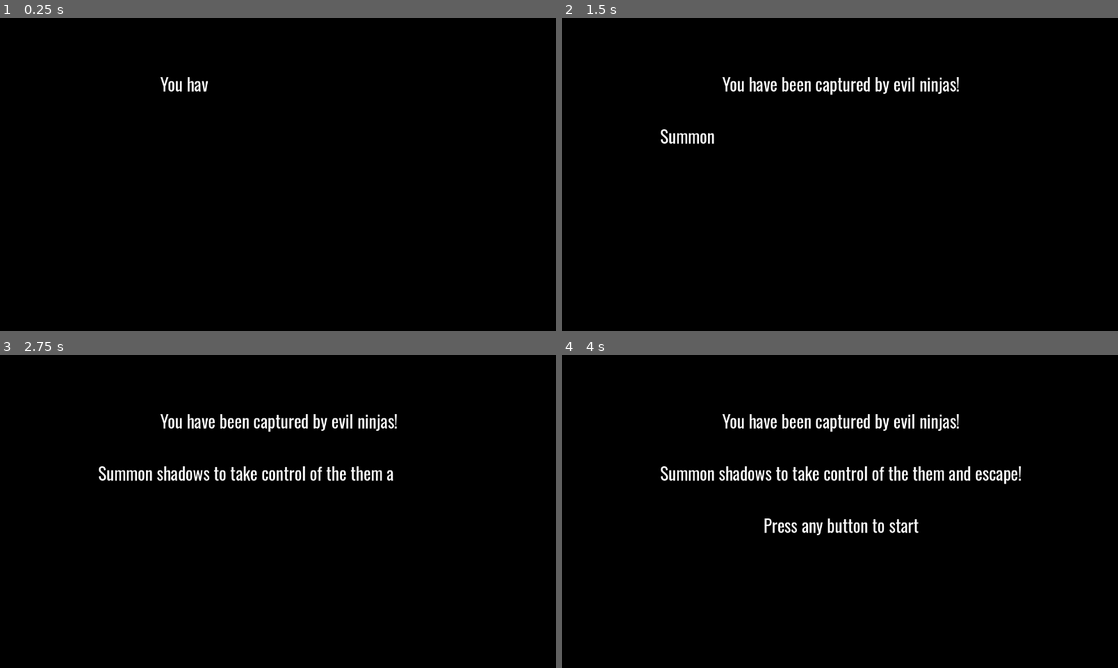
Above: before the commit, frames 1-4 (two rows, left to right).
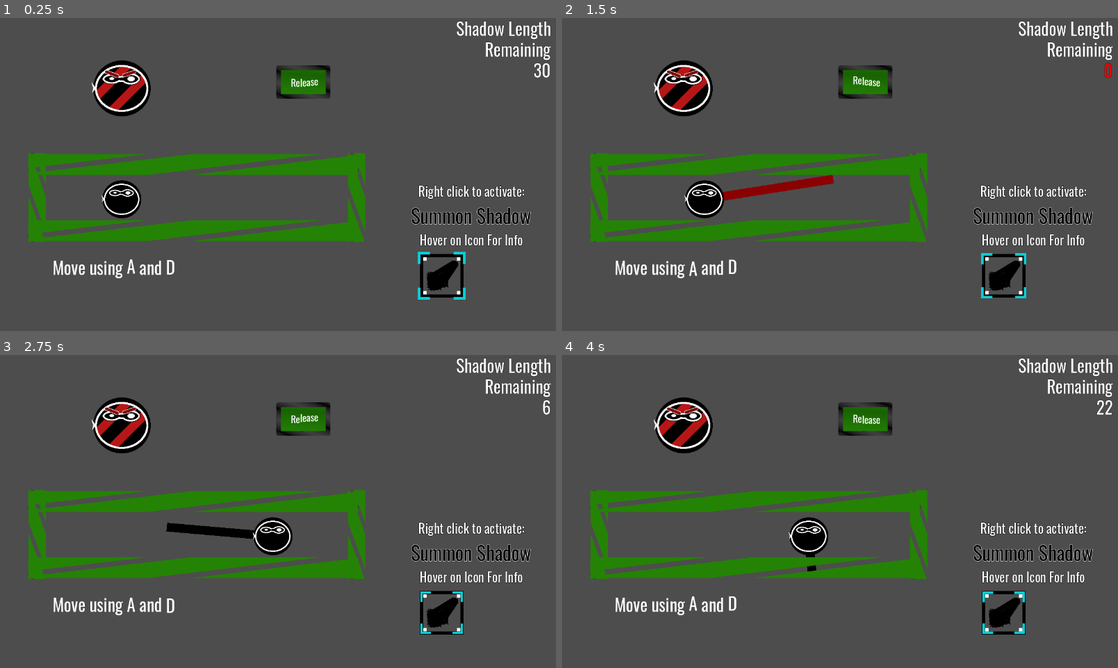
Above: after the commit, the same moments.

Repository: Goldenlion5648/LudumDare55
Game: Godot game, scene res://levels/level0.tscn
Two runs of this game, one before a commit and one after it. Both use one fixed random seed, a clock stepped at 60 frames per second and the inputs below. Before the commit the project starts from res://objects/intro.tscn.
Inputs (mouse positions are in pixels of both pictures, inside the frame that each line leads up to):
- Up to frame 1 (0.25 s): no input
- Up to frame 2 (1.5 s): click (1001, 274) at 0.52 s; tap Enter (ui_accept) at 1.25 s; move the mouse to (962, 158) at 1.27 s; hold Right (ui_right) from 1.28 s (still down); right-click (962, 158) at 1.35 s; click (962, 158) at 1.42 s
- Up to frame 3 (2.75 s): keep holding Right (ui_right); tap Enter (ui_accept) at 1.52, 2, 2.27 s; move the mouse to (166, 527) at 2.02 s; tap Space (clear_shadows) at 2.1 s; click (166, 527) at 2.17 s
- Up to frame 4 (4 s): tap Enter (ui_accept) at 2.75, 3.5, 3.77 s; move the mouse to (895, 442) at 2.77 s; release Right (ui_right) at 2.78 s; hold Left (ui_left) 2.78-3.53 s; tap 2 (select_balloon) at 2.85 s; click (895, 442) at 2.92 s; move the mouse to (812, 574) at 3.52 s; hold Right (ui_right) from 3.53 s (still down); tap 3 (select_light) at 3.6 s; click (812, 574) at 3.67 s

The runs differ from the first frame. In frame 1, 98% of the frame differs, in the area x 0-100%, y 0-100%; in frame 2, 98%; in frame 3, 97%; in frame 4, 98%.

Commit message:
change shadow color when out of range

Diff:
--- a/levels/level0.tscn
+++ b/levels/level0.tscn
@@ -35,3 +35,17 @@
 position = Vector2(-356, 1.52588e-05)
 
 [node name="ui_holder" parent="." instance=ExtResource("7_33br0")]
+
+[node name="RichTextLabel" type="RichTextLabel" parent="ui_holder"]
+layout_mode = 1
+anchors_preset = 2
+anchor_top = 1.0
+anchor_bottom = 1.0
+offset_left = 121.0
+offset_top = -177.0
+offset_right = 516.0
+offset_bottom = -100.0
+grow_vertical = 0
+theme_override_font_sizes/normal_font_size = 40
+bbcode_enabled = true
+text = "Move using [wave amp=30.0 freq=3.37 connected=1]A[/wave] and [wave amp=30.0 freq=3.1 connected=1]D[/wave]"
--- a/objects/hotbar_label.gd
+++ b/objects/hotbar_label.gd
@@ -8,12 +8,12 @@
 func update_text(_extra):
 	var ability_name = ""
 	if Globals.selected_ability == Globals.SelectableAbilities.NormalShadow:
-		ability_name = "Summon Shadow"
+		ability_name = "[font_size=45][outline_color=white][color=black]Summon Shadow[/color][/outline_color][/font_size]"
 	elif Globals.selected_ability == Globals.SelectableAbilities.PlaceBalloon:
-		ability_name = "Summon Shade"
+		ability_name = "[font_size=45][outline_color=white][color=darkred]Summon Balloon[/color][/outline_color][/font_size]"
 	else:
 		ability_name = "Summon Light"
-	self.text = "[center]Right click to activate:\n%s[/center]" % [ability_name]
+	self.text = "[center]Right click to activate:\n%s\nHover on Icon For Info[/center]" % [ability_name]
 	print('updated text')
 
 # Called every frame. 'delta' is the elapsed time since the previous frame.
--- a/objects/shadow_controller.gd
+++ b/objects/shadow_controller.gd
@@ -166,7 +166,6 @@
 	#prints("remaining", remaining)
 	distance_vector = distance_vector.limit_length((remaining))
 	ret.append(ret[-1] + distance_vector)
-
 	return ret
 
 func get_total_shadow_length(points_to_calc_for) -> int:
@@ -182,7 +181,8 @@
 	if _debug:
 		print(shadow_positions)
 	if len(shadow_positions) > 1:
-		draw_polyline(shadow_positions, Color.BLACK, 20)
+		var color = Color.DARK_RED if get_shadow_power_to_display() <= 1 else Color.BLACK
+		draw_polyline(shadow_positions, color, 20)
 	#draw_polyline([Vector2(50, 100), Vector2(150, 100),Vector2(150, 100), Vector2(150, 200)], Color.BLACK, 10)
 
 	#draw_line(%playerSprite.global_position, get_global_mouse_position(), Color.BLACK, 20)
--- a/objects/ui_holder.tscn
+++ b/objects/ui_holder.tscn
@@ -10,6 +10,17 @@
 [ext_resource type="Texture2D" uid="uid://ijnky51mi3a4" path="res://textures/light_icon.png" id="6_66cn8"]
 [ext_resource type="Script" path="res://objects/balloons_textbox.gd" id="8_e2ccc"]
 [ext_resource type="Script" path="res://objects/hotkeys_label.gd" id="10_ljosc"]
+
+[sub_resource type="Theme" id="Theme_af8em"]
+default_font_size = 20
+
+[sub_resource type="InputEventKey" id="InputEventKey_4lh4x"]
+device = -1
+keycode = 49
+unicode = 49
+
+[sub_resource type="Shortcut" id="Shortcut_ivu4t"]
+events = [SubResource("InputEventKey_4lh4x")]
 
 [node name="ui_holder" type="Control"]
 custom_minimum_size = Vector2(1280, 720)
@@ -70,15 +81,18 @@
 anchor_right = 1.0
 anchor_bottom = 1.0
 offset_left = -120.0
-offset_top = 4.0
+offset_top = -45.0
 offset_right = 30.0
-offset_bottom = 4.0
+offset_bottom = -146.0
 grow_horizontal = 2
 grow_vertical = 2
+theme_override_colors/font_outline_color = Color(0, 0, 0, 1)
+theme_override_constants/outline_size = 3
 theme_override_font_sizes/normal_font_size = 30
 bbcode_enabled = true
 text = "[center]Right click to activate:
-Shadow Summon[/center]
+Shadow Summon
+Hover on Icon For Info[/center]
 "
 script = ExtResource("2_i3ga4")
 
@@ -94,6 +108,7 @@
 offset_bottom = -77.0
 grow_horizontal = 2
 grow_vertical = 2
+theme = SubResource("Theme_af8em")
 theme_override_constants/separation = 10
 script = ExtResource("2_1vfup")
 shadow_icon = NodePath("shadow_icon")
@@ -102,6 +117,9 @@
 
 [node name="shadow_icon" type="TextureButton" parent="hotbar_holder/hotbarHbox"]
 layout_mode = 2
+tooltip_text = "Extends shadow from furthest connected point."
+shortcut = SubResource("Shortcut_ivu4t")
+shortcut_in_tooltip = false
 texture_normal = ExtResource("2_r81cq")
 
 [node name="selector" type="Sprite2D" parent="hotbar_holder/hotbarHbox/shadow_icon"]
@@ -112,6 +130,8 @@
 
 [node name="balloon_icon" type="TextureButton" parent="hotbar_holder/hotbarHbox"]
 layout_mode = 2
+tooltip_text = "Places a balloon at the mouse location. This balloon extends the shadows reach."
+focus_mode = 1
 texture_normal = ExtResource("5_dfq47")
 
 [node name="balloons_textbox" type="RichTextLabel" parent="hotbar_holder/hotbarHbox/balloon_icon"]
@@ -120,6 +140,7 @@
 offset_top = 54.0
 offset_right = 94.0
 offset_bottom = 94.0
+mouse_filter = 1
 theme_override_font_sizes/normal_font_size = 26
 bbcode_enabled = true
 text = "[center]2[center]"
--- a/project.godot
+++ b/project.godot
@@ -11,7 +11,7 @@
 [application]
 
 config/name="LudumDare55"
-run/main_scene="res://objects/intro.tscn"
+run/main_scene="res://levels/level0.tscn"
 config/features=PackedStringArray("4.2", "GL Compatibility")
 config/icon="res://icon.svg"
 
@@ -31,6 +31,7 @@
 [gui]
 
 theme/custom_font="res://fonts/Oswald/static/Oswald-Regular.ttf"
+timers/tooltip_delay_sec=0.0
 
 [input]
 
Not shown: 1 places in objects/ui_holder.tscn that only renumber resources
